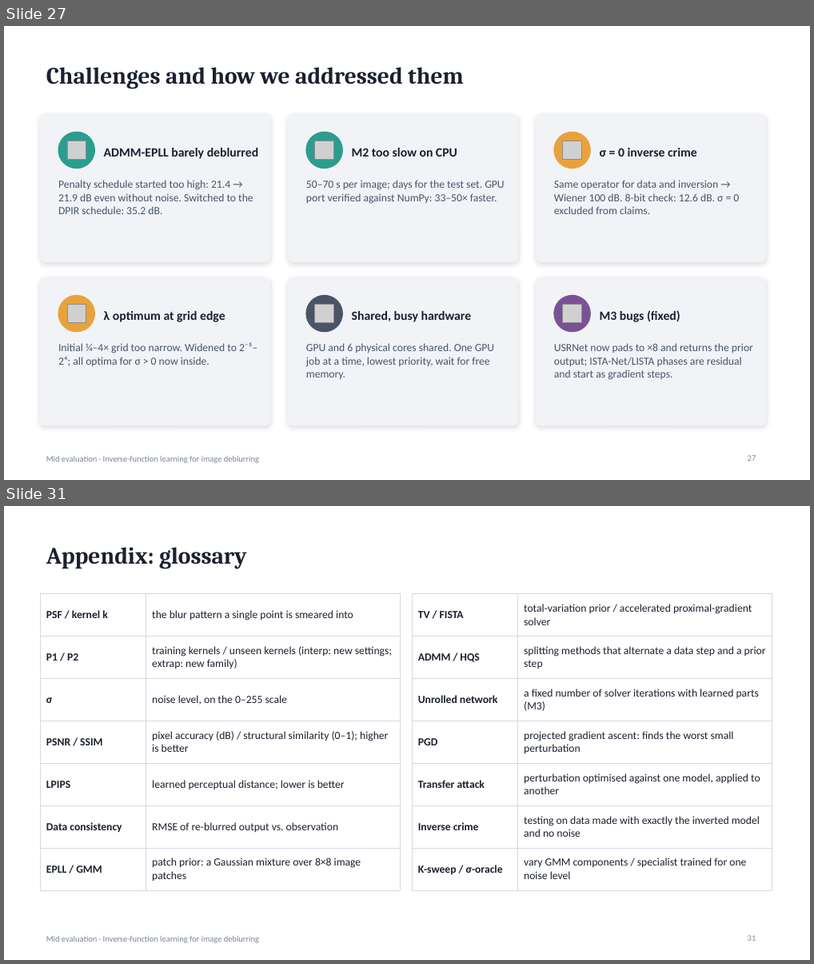
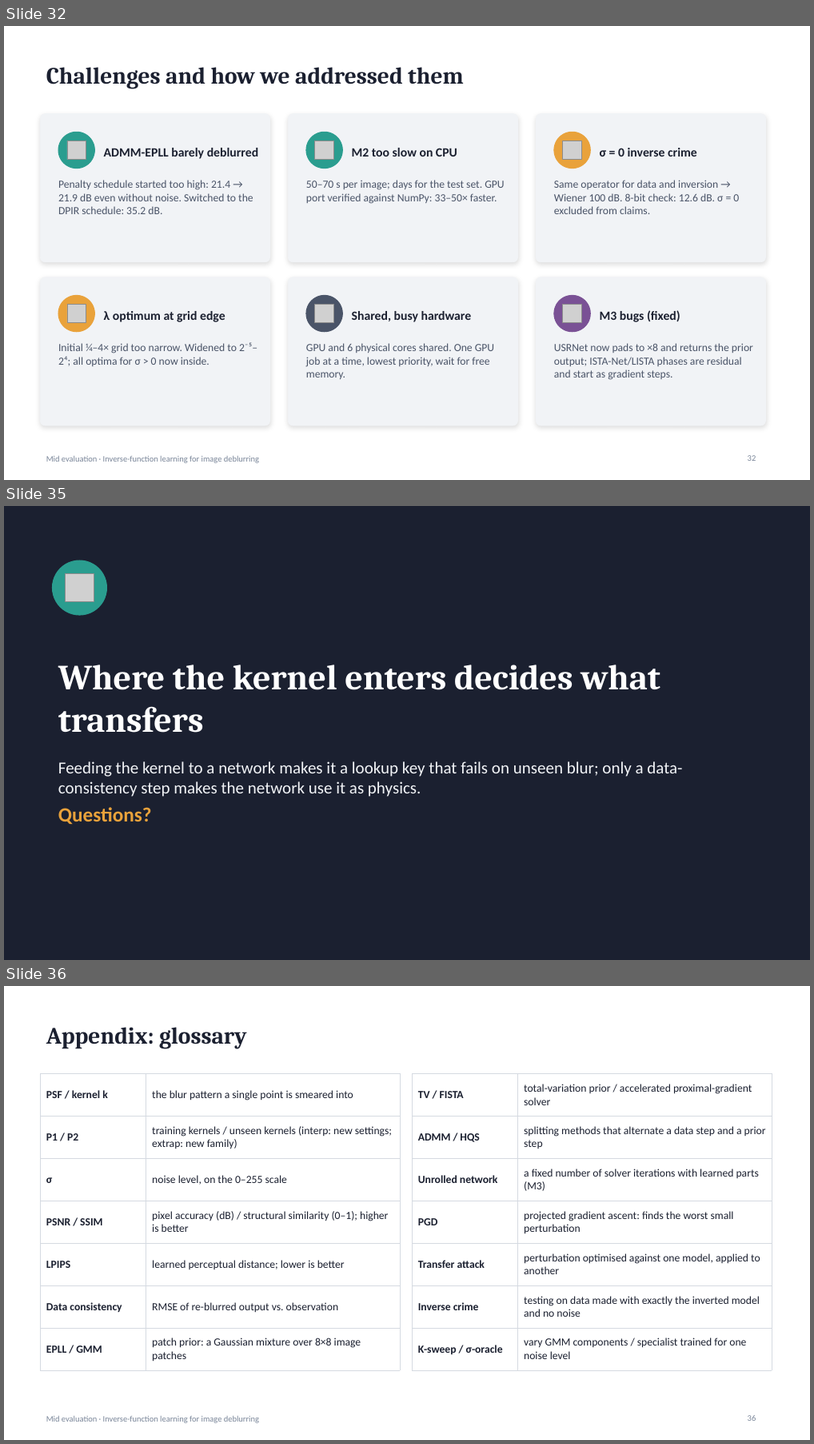
Before and after one commit to suryamanoj4/Inverse-Deblur, a slide deck: report/mid_evaluation.pptx. Shown one above the other, each under a label of ours: slides 27 and 31 before the commit, slides 32, 35 and 36 after it; the slides between them are not shown. The pictures are 814x964 and 814x1444 pixels, drawn with LibreOffice and Linux fonts; fonts in the diff are those of the drawing; grey boxes stand for pictures. Boxes give left, top, right and bottom in pixels: in the first picture for what was removed or moved away, otherwise in the second. Text is boxed around its words. In the diff, an @@ line names an element or a change of style, - is before the commit and + after.

```diff
--- a/report/mid_evaluation.pptx
+++ b/report/mid_evaluation.pptx
@@ slide 35 added at [4, 506, 810, 960], background #1B2030 @@
@@ ellipse added at [52, 560, 107, 615], fill #2A9D8F, outline #2A9D8F 1 pt @@
@@ picture added at [66, 574, 94, 602] @@
@@ title added at [58, 664, 661, 732], 42 pt, text #FFFFFF, bold @@
+Where the kernel enters decides what transfers
@@ text added at [58, 761, 682, 824], 20 pt, text #F1F3F6 @@
+Feeding the kernel to a network makes it a lookup key that fails on unseen blur; only a data-consistency step makes the network use it as physics.
+Questions?
@@ what was slide 27 is now slide 32 @@
@@ what was slide 31 is now slide 36 @@
@@ page number at [748, 1415, 757, 1420]: text changed @@
-31
+36
```
Also in this commit, not shown: 3 slides changed, 5 other slides added, 1 slide removed, 1 other file.
